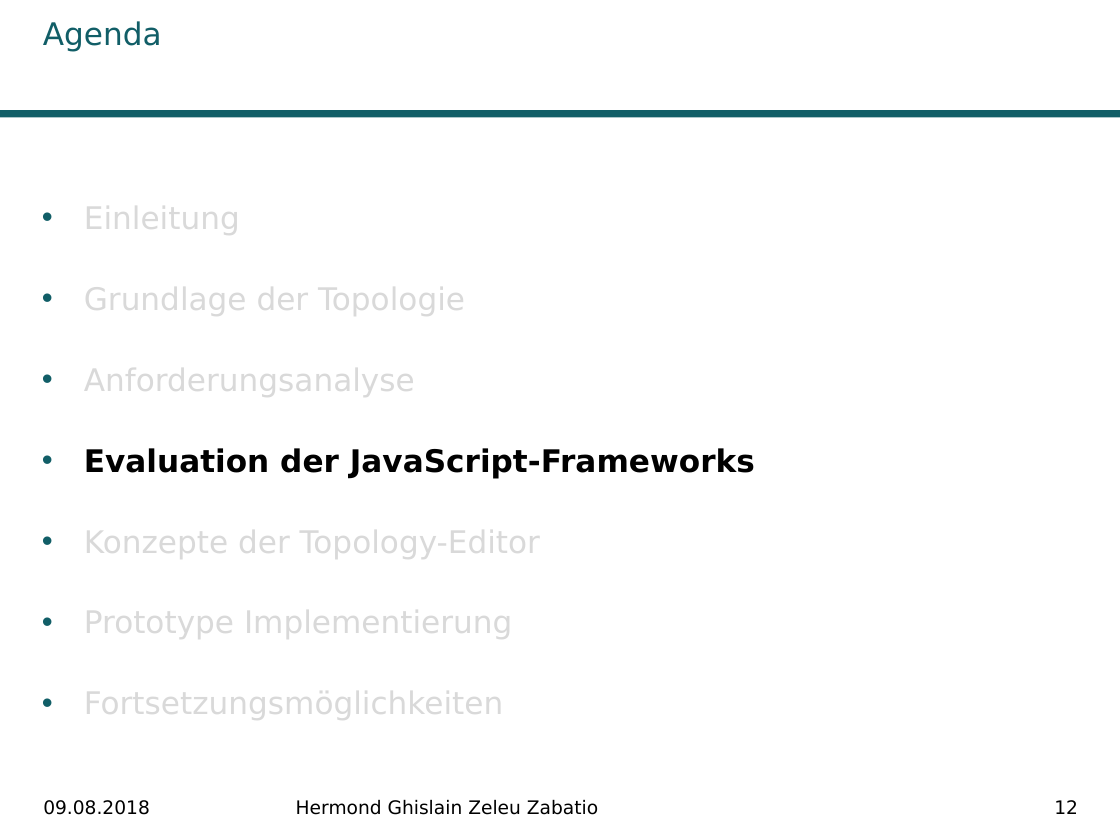
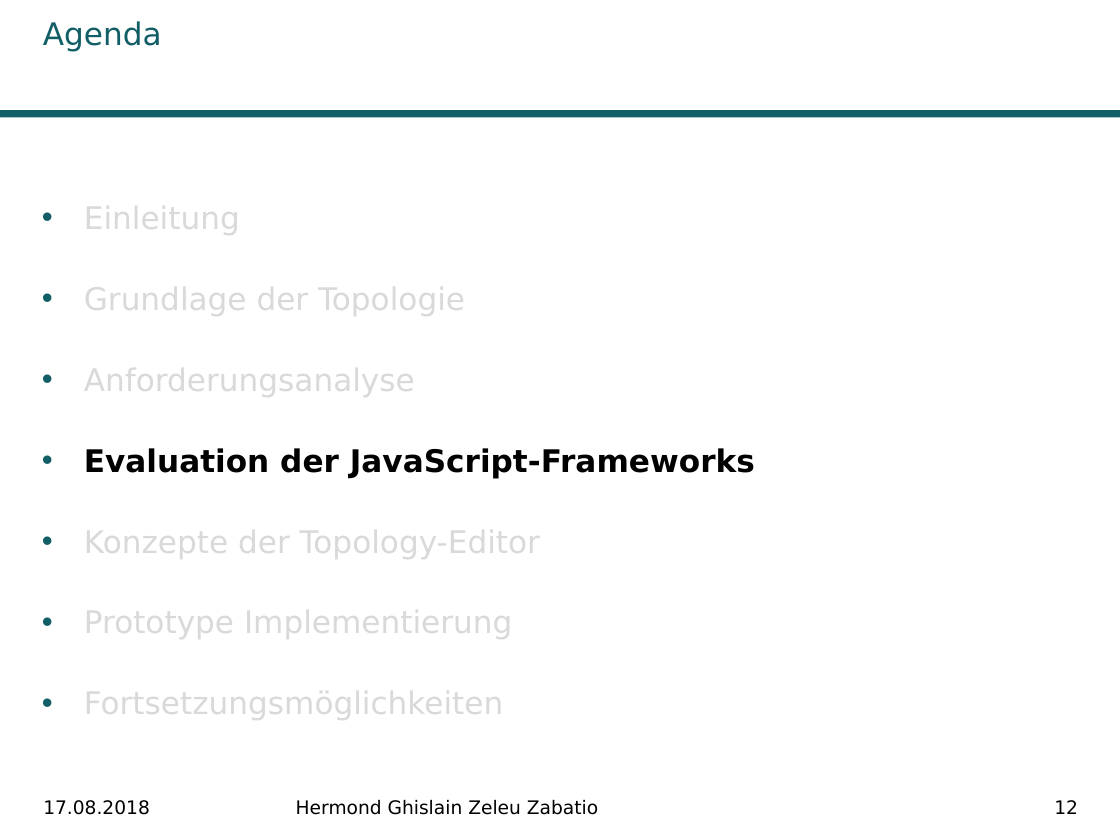
Before and after one commit to Ghislain1/zoe-fb-app, a slide deck: slide 12 of Master-Abschluss.pptx. Drawn at 1120x840 pixels with LibreOffice and Linux fonts; fonts in the diff are those of the drawing; background and template pictures are left out. Boxes give left, top, right and bottom in pixels: in the first picture for what was removed or moved away, otherwise in the second. Text is boxed around its words. In the diff, an @@ line names an element or a change of style, - is before the commit and + after.

```diff
--- a/Master-Abschluss.pptx
+++ b/Master-Abschluss.pptx
@@ text at [43, 800, 150, 815]: text changed @@
-09.08.2018
+17.08.2018
```
Also in this commit, not shown: 28 other slides changed, 1 other file.
